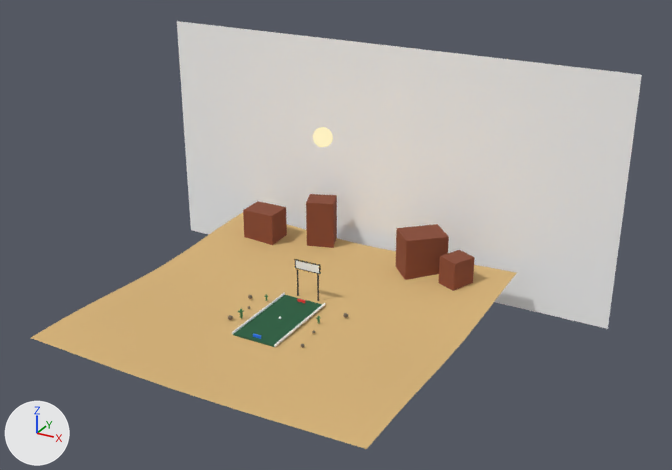
One commit to the glTF model scenes/pong/bar.glb: the scene before it, then after it.
The view is the same before and after, from a 50 mm camera at (157.0, -245.0, 159.0) aimed at (13.0, 17.0, 29.0). The axes (+X, +Y, +Z) are drawn at lower left. The lights are the same throughout. The first picture is the older version. Where no turn or scale is listed for an object, it has been applied to the vertices.

Objects in the first picture: 'Mesa 1', 'Mesa 2', 'Mesa 3', 'Mesa 4', 'Sand Ground', 'Sky', 'Table' and 7 more.
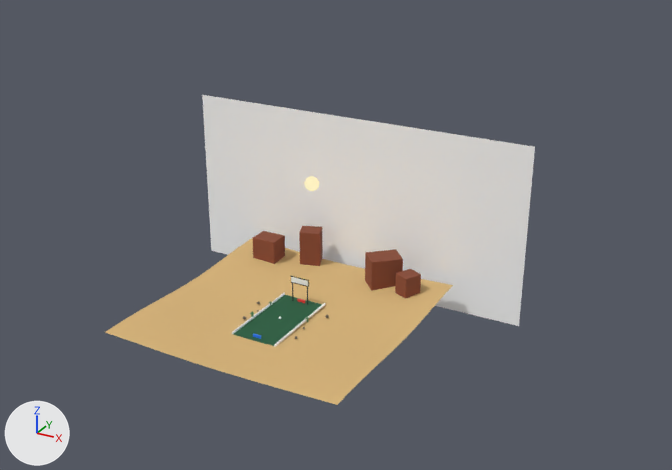
ob_desert_scenery is not drawn itself; it is the parent of ob_sky, ob_sun, ob_mesa_1, ob_mesa_2, ob_mesa_3, ob_mesa_4, ob_rock_1, ob_rock_2.
ob_marquee_scoreboard is not drawn itself; it is the parent of ob_marquee_post_left, ob_marquee_post_right, ob_marquee_bezel, ob_marquee_panel, ob_marquee_bulb, ob_marquee_bulb_001, ob_marquee_bulb_002, ob_marquee_bulb_003.

The change in detail:
In object 'Desert Scenery' (ob_desert_scenery), parent is no longer ob_barscale.
In object 'Marquee Scoreboard' (ob_marquee_scoreboard), parent is no longer ob_barscale.

What differs and where, as boxes (x1, y1, x2, y2) in the pictures (672 x 470 px):
'Sky', moved
    before: (177, 21, 642, 329)
    after: (202, 95, 535, 326)
'Sand Ground', moved
    before: (31, 212, 516, 449)
    after: (105, 238, 453, 405)
'Mesa 3', moved
    before: (395, 224, 449, 280)
    after: (365, 249, 403, 291)
'Mesa 1', moved
    before: (243, 201, 287, 245)
    after: (253, 231, 285, 264)
'Mesa 2', moved
    before: (306, 194, 337, 248)
    after: (299, 226, 322, 266)
'Mesa 4', moved
    before: (438, 250, 475, 291)
    after: (395, 269, 421, 299)
'Sun', moved
    before: (313, 127, 333, 147)
    after: (304, 176, 319, 191)
'Marquee Panel', moved
    before: (296, 261, 319, 273)
    after: (291, 277, 308, 286)
'Marquee Bezel', moved
    before: (295, 259, 321, 274)
    after: (291, 276, 309, 287)
'Mesh_18', moved (not visible afterwards)
    before: (240, 309, 243, 318)
'Rock 1', moved (not visible afterwards)
    before: (228, 315, 233, 320)
'Rock 4', moved (not visible afterwards)
    before: (343, 313, 348, 318)
'Rock 3', moved (not visible afterwards)
    before: (248, 295, 252, 299)
'Rock 2', moved (not visible afterwards)
    before: (301, 344, 305, 348)
